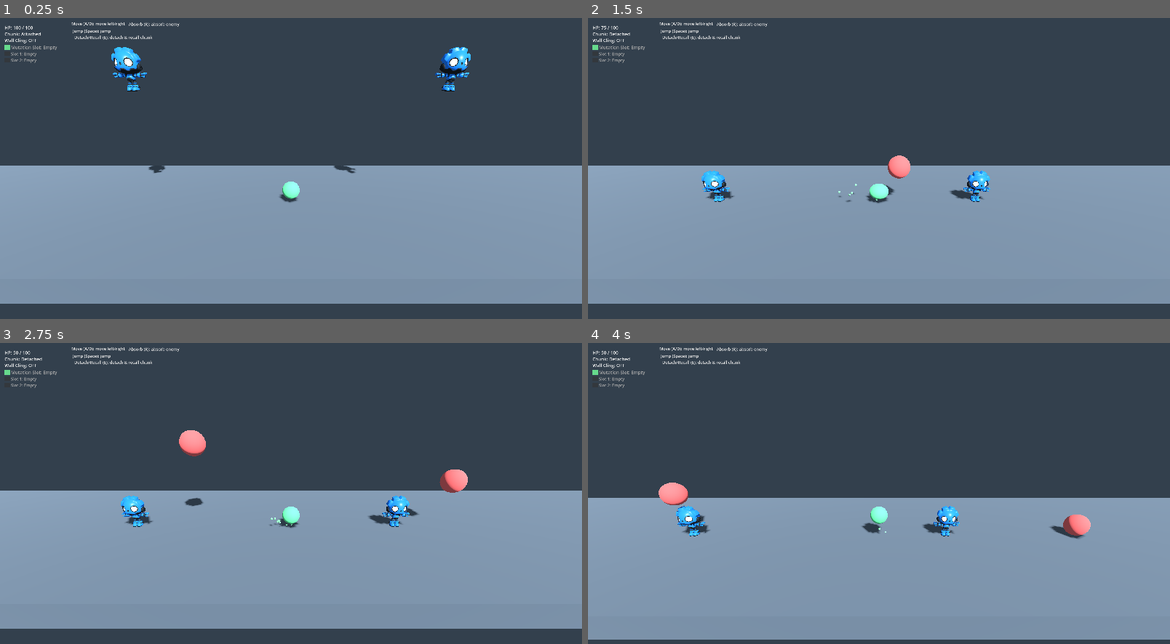
Above: before the commit, frames 1-4 (two rows, left to right).
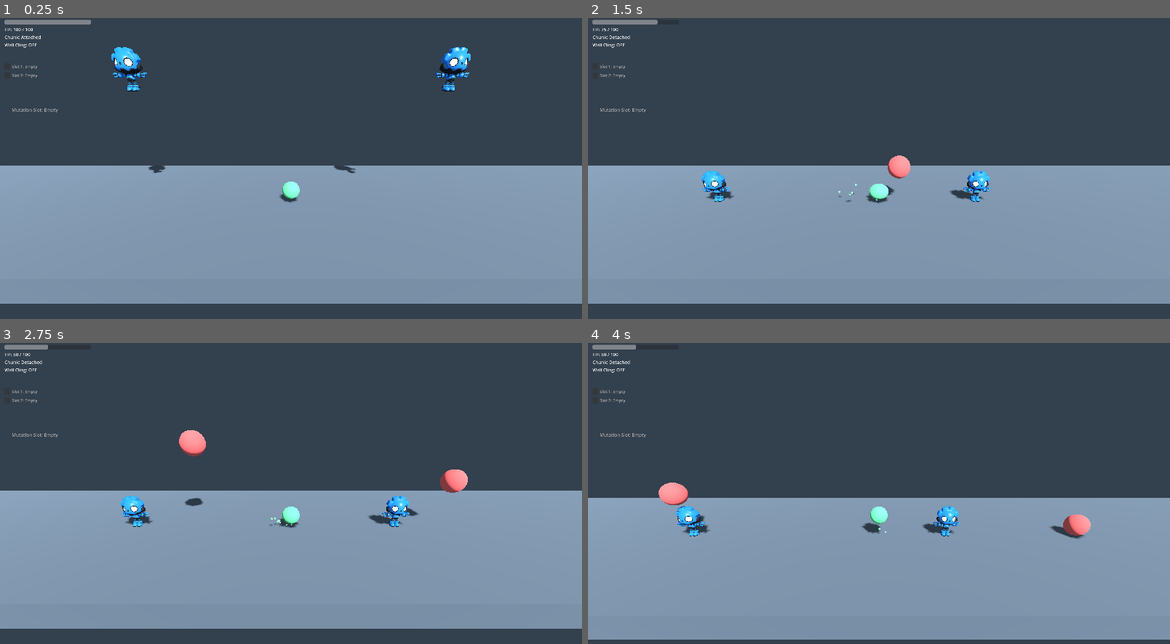
Above: after the commit, the same moments.

Repository: laazer/blobert
Game: Godot game, scene res://scenes/levels/sandbox/test_movement_3d.tscn
Same seed, same stepped clock (60 frames per second), same inputs: the game is played once before the commit and once after it.
Inputs (mouse positions are in pixels of both pictures, inside the frame that each line leads up to):
- Up to frame 1 (0.25 s): no input
- Up to frame 2 (1.5 s): move the mouse to (1007, 180) at 0.52 s; hold D (move_right) 0.53-1.28 s; tap R (absorb) at 0.6 s; tap Space (jump) at 0.77 s; move the mouse to (762, 216) at 1.27 s; hold A (move_left) from 1.28 s (still down); tap E (detach) at 1.35 s
- Up to frame 3 (2.75 s): tap Space (jump) at 1.52 s; move the mouse to (349, 445) at 2.02 s; release A (move_left) at 2.03 s; hold D (move_right) from 2.03 s (still down); tap Q (detach_2) at 2.1 s
- Up to frame 4 (4 s): move the mouse to (849, 598) at 2.77 s; tap G (fuse) at 2.85 s; tap Space (jump) at 3.02, 3.77 s; move the mouse to (1053, 580) at 3.52 s; release D (move_right) at 3.53 s; hold A (move_left) from 3.53 s (still down); tap F (infect) at 3.6 s

The runs differ from the first frame. In frame 1, 0.8% of the frame differs, in the area x 0-31%, y 0-32%; in frame 2, 0.7%; in frame 3, 0.7%; in frame 4, 0.7%.

Commit message:
feat: proper player HUD layout replacing debug-style labels (M4)
- Reposition all 19 HUD nodes into coherent non-overlapping regions
- Replace TextureProgressBar HPBar with ProgressBar (min=0, max=100)
- Status strip top-left: HP bar + HP value + chunk + cling (Y 8-120)
- Mutation panel mid-left: two distinct slot rows with icon + label
- Contextual prompts moved to center-bottom (Y 1800+)
- Input hints hidden by default (InputHintsConfig.input_hints_enabled=false)
- Legacy MutationSlotLabel/MutationIcon set visible=false
- infection_ui.gd untouched — all data bindings preserved
- 20 HUD layout tests (12 spec + 8 adversarial), 253/0 suite-wide

Co-Authored-By: Claude Sonnet 4.6 <noreply@anthropic.com>

Diff:
--- a/scenes/ui/game_ui.tscn
+++ b/scenes/ui/game_ui.tscn
@@ -8,20 +8,20 @@
 
 [node name="AbsorbPromptLabel" type="Label" parent="."]
 visible = false
-offset_left = 20.0
-offset_top = 164.0
-offset_right = 20.0
-offset_bottom = 164.0
+offset_left = 1400.0
+offset_top = 1800.0
+offset_right = 1800.0
+offset_bottom = 1830.0
 theme_override_colors/font_color = Color(0.9, 0.95, 0.9, 1)
 theme_override_font_sizes/font_size = 20
 text = "Press R to Absorb"
 
 [node name="FusePromptLabel" type="Label" parent="."]
 visible = false
-offset_left = 20.0
-offset_top = 188.0
-offset_right = 20.0
-offset_bottom = 188.0
+offset_left = 1400.0
+offset_top = 1834.0
+offset_right = 1800.0
+offset_bottom = 1864.0
 theme_override_colors/font_color = Color(0.9, 0.95, 0.9, 1)
 theme_override_font_sizes/font_size = 20
 text = "[G] Fuse"
@@ -29,52 +29,56 @@
 [node name="FusionActiveLabel" type="Label" parent="."]
 visible = false
 offset_left = 20.0
-offset_top = 212.0
-offset_right = 220.0
-offset_bottom = 236.0
+offset_top = 310.0
+offset_right = 300.0
+offset_bottom = 340.0
 modulate = Color(1.0, 0.7, 0.0, 1.0)
 theme_override_font_sizes/font_size = 20
 text = "FUSION ACTIVE"
 
 [node name="HPLabel" type="Label" parent="."]
 offset_left = 20.0
-offset_top = 28.0
-offset_right = 20.0
-offset_bottom = 28.0
+offset_top = 36.0
+offset_right = 400.0
+offset_bottom = 62.0
 theme_override_colors/font_color = Color(0.95, 0.95, 0.95, 1)
 theme_override_font_sizes/font_size = 20
 text = "HP: 100"
 
 [node name="ChunkStatusLabel" type="Label" parent="."]
 offset_left = 20.0
-offset_top = 56.0
-offset_right = 20.0
-offset_bottom = 56.0
+offset_top = 70.0
+offset_right = 400.0
+offset_bottom = 96.0
 theme_override_colors/font_color = Color(0.95, 0.95, 0.95, 1)
 theme_override_font_sizes/font_size = 20
 text = "Chunk: Attached"
 
 [node name="ClingStatusLabel" type="Label" parent="."]
 offset_left = 20.0
-offset_top = 84.0
-offset_right = 20.0
-offset_bottom = 84.0
+offset_top = 104.0
+offset_right = 400.0
+offset_bottom = 130.0
 theme_override_colors/font_color = Color(0.95, 0.95, 0.95, 1)
 theme_override_font_sizes/font_size = 20
 text = "Wall Cling: OFF"
 
-[node name="HPBar" type="TextureProgressBar" parent="."]
+[node name="HPBar" type="ProgressBar" parent="."]
 offset_left = 20.0
 offset_top = 8.0
-offset_right = 220.0
-offset_bottom = 24.0
+offset_right = 400.0
+offset_bottom = 28.0
+min_value = 0.0
+max_value = 100.0
+value = 100.0
+show_percentage = false
 
 [node name="AbsorbFeedbackLabel" type="Label" parent="."]
 visible = false
-offset_left = 20.0
-offset_top = 172.0
-offset_right = 180.0
-offset_bottom = 196.0
+offset_left = 1400.0
+offset_top = 1800.0
+offset_right = 1800.0
+offset_bottom = 1830.0
 theme_override_colors/font_color = Color(0.6, 1, 0.7, 1)
 theme_override_font_sizes/font_size = 18
 text = "Absorbed!"
@@ -82,59 +86,61 @@
 vertical_alignment = 1
 
 [node name="MutationIcon" type="ColorRect" parent="."]
+visible = false
 offset_left = 20.0
-offset_top = 117.0
-offset_right = 44.0
-offset_bottom = 141.0
+offset_top = 390.0
+offset_right = 46.0
+offset_bottom = 416.0
 color = Color(0.4, 0.85, 0.55, 1)
 
 [node name="MutationSlotLabel" type="Label" parent="."]
-offset_left = 48.0
-offset_top = 115.0
-offset_right = 251.0
-offset_bottom = 143.0
+visible = false
+offset_left = 52.0
+offset_top = 390.0
+offset_right = 300.0
+offset_bottom = 416.0
 theme_override_colors/font_color = Color(0.95, 0.95, 0.95, 1)
 theme_override_font_sizes/font_size = 20
 text = "Mutation Slot: Empty"
 
 [node name="MutationSlot1Label" type="Label" parent="."]
-offset_left = 48.0
-offset_top = 145.0
-offset_right = 300.0
-offset_bottom = 169.0
+offset_left = 52.0
+offset_top = 200.0
+offset_right = 400.0
+offset_bottom = 226.0
 theme_override_colors/font_color = Color(0.95, 0.95, 0.95, 1)
 theme_override_font_sizes/font_size = 18
 text = "Slot 1: Empty"
 
 [node name="MutationIcon1" type="ColorRect" parent="."]
 offset_left = 20.0
-offset_top = 147.0
-offset_right = 44.0
-offset_bottom = 167.0
+offset_top = 200.0
+offset_right = 46.0
+offset_bottom = 226.0
 color = Color(0.2, 0.2, 0.2, 0.6)
 
 [node name="MutationSlot2Label" type="Label" parent="."]
-offset_left = 48.0
-offset_top = 173.0
-offset_right = 300.0
-offset_bottom = 197.0
+offset_left = 52.0
+offset_top = 240.0
+offset_right = 400.0
+offset_bottom = 266.0
 theme_override_colors/font_color = Color(0.95, 0.95, 0.95, 1)
 theme_override_font_sizes/font_size = 18
 text = "Slot 2: Empty"
 
 [node name="MutationIcon2" type="ColorRect" parent="."]
 offset_left = 20.0
-offset_top = 175.0
-offset_right = 44.0
-offset_bottom = 195.0
+offset_top = 240.0
+offset_right = 46.0
+offset_bottom = 266.0
 color = Color(0.2, 0.2, 0.2, 0.6)
 
 [node name="MutationLabel" type="Label" parent="."]
 visible = false
-offset_left = 48.0
-offset_top = 136.0
-offset_right = 48.0
-offset_bottom = 136.0
+offset_left = 20.0
+offset_top = 350.0
+offset_right = 300.0
+offset_bottom = 375.0
 theme_override_colors/font_color = Color(0.95, 0.95, 0.95, 1)
 theme_override_font_sizes/font_size = 20
 text = "Mutation: 0 active"
@@ -145,9 +151,9 @@
 
 [node name="MoveHint" type="Label" parent="Hints"]
 layout_mode = 0
-offset_left = 314.0
+offset_left = 1300.0
 offset_top = 12.0
-offset_right = 550.0
+offset_right = 1600.0
 offset_bottom = 38.0
 theme_override_colors/font_color = Color(0.9, 0.9, 0.9, 1)
 theme_override_font_sizes/font_size = 18
@@ -156,9 +162,9 @@
 
 [node name="JumpHint" type="Label" parent="Hints"]
 layout_mode = 0
-offset_left = 320.0
+offset_left = 1300.0
 offset_top = 44.0
-offset_right = 487.0
+offset_right = 1500.0
 offset_bottom = 70.0
 theme_override_colors/font_color = Color(0.9, 0.9, 0.9, 1)
 theme_override_font_sizes/font_size = 18
@@ -167,10 +173,10 @@
 
 [node name="DetachRecallHint" type="Label" parent="Hints"]
 layout_mode = 0
-offset_left = 327.0
-offset_top = 72.0
-offset_right = 671.0
-offset_bottom = 98.0
+offset_left = 1300.0
+offset_top = 76.0
+offset_right = 1700.0
+offset_bottom = 102.0
 theme_override_colors/font_color = Color(0.9, 0.9, 0.9, 1)
 theme_override_font_sizes/font_size = 18
 text = "Detach/Recall (E): detach & recall chunk"
@@ -178,10 +184,10 @@
 
 [node name="AbsorbHint" type="Label" parent="Hints"]
 layout_mode = 0
-offset_left = 566.0
-offset_top = 14.0
-offset_right = 790.0
-offset_bottom = 40.0
+offset_left = 1620.0
+offset_top = 12.0
+offset_right = 2000.0
+offset_bottom = 38.0
 theme_override_colors/font_color = Color(0.9, 0.9, 0.9, 1)
 theme_override_font_sizes/font_size = 18
 text = "Absorb (R): absorb enemy"
--- a/scripts/ui/input_hints_config.gd
+++ b/scripts/ui/input_hints_config.gd
@@ -1,3 +1,3 @@
 extends Node
 
-var input_hints_enabled: bool = true
+var input_hints_enabled: bool = false
Not shown, added: project_board/4_milestone_4_prototype_level/done/player_hud.md
Not shown, changed: project_board/CHECKPOINTS.md
